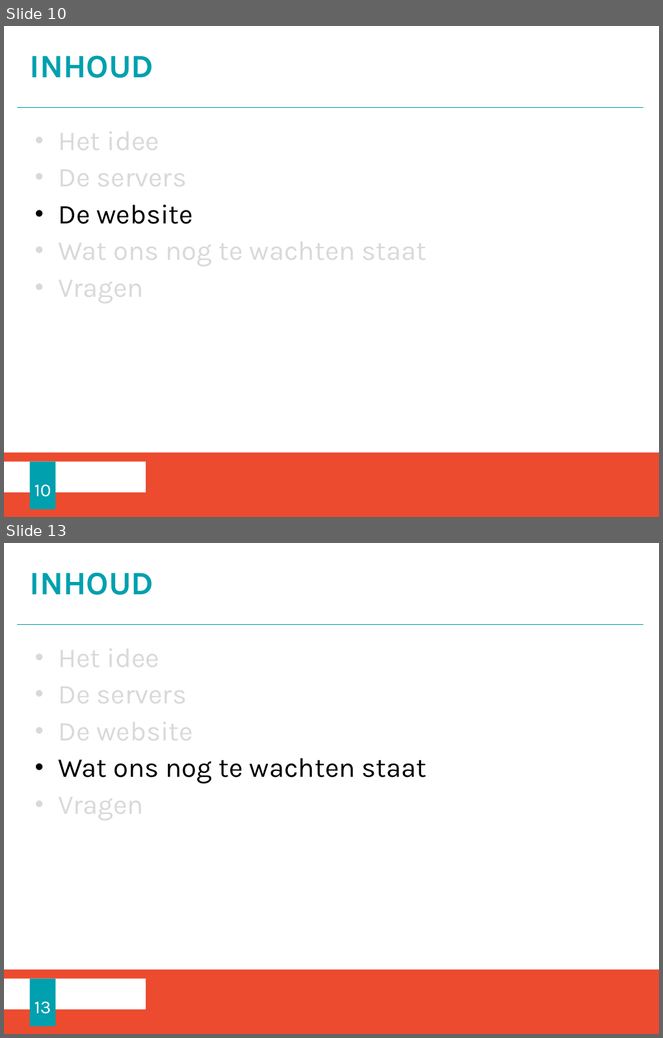
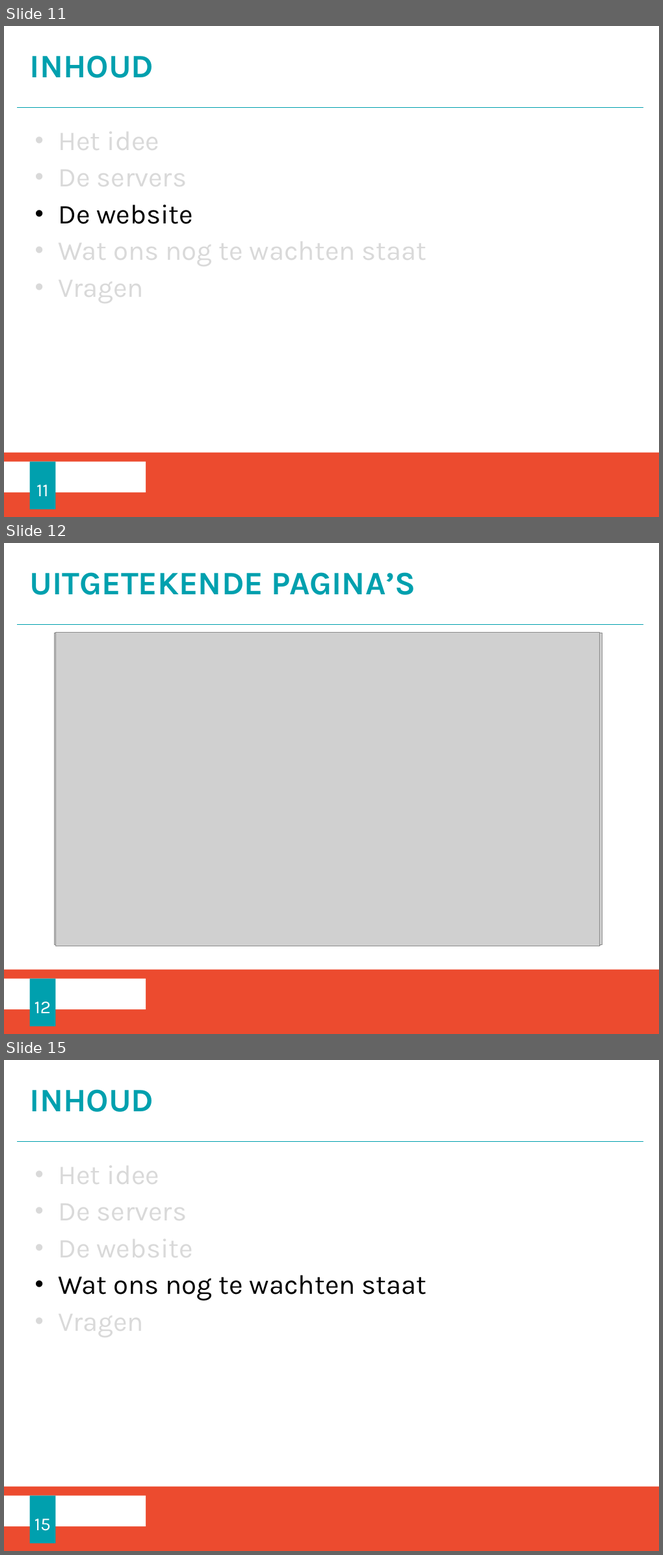
Before and after one commit to RBracke/SocialBusiness, a slide deck: Documenten/presentatie_mid.pptx. Shown one above the other, each under a label of ours: slides 10 and 13 before the commit, slides 11, 12 and 15 after it; the slides between them are not shown. The pictures are 663x1038 and 663x1555 pixels, drawn with LibreOffice and Linux fonts; fonts in the diff are those of the drawing; grey boxes stand for pictures; background and template pictures are left out. Boxes give left, top, right and bottom in pixels: in the first picture for what was removed or moved away, otherwise in the second. Text is boxed around its words. In the diff, an @@ line names an element or a change of style, - is before the commit and + after.

```diff
--- a/Documenten/presentatie_mid.pptx
+++ b/Documenten/presentatie_mid.pptx
@@ slide 12 added at (4, 543, 659, 1034), background #FFFFFF; not listed: 3 template elements that a slide beside it also shows @@
@@ title added at (30, 572, 415, 595), 36 pt, text #00A0AE, bold @@
+UITGETEKENDE PAGINA’S
@@ picture added at (55, 635, 596, 943) @@
@@ picture added at (55, 633, 602, 945) @@
@@ picture added at (56, 632, 600, 947) @@
@@ picture added at (58, 634, 601, 943) @@
@@ picture added at (58, 635, 601, 945) @@
@@ picture added at (59, 634, 601, 942) @@
@@ picture added at (59, 636, 601, 945) @@
@@ page number added at (29, 979, 55, 1027), fill #00A0AE, 20 pt, text #FFFFFF @@
+12
@@ what was slide 10 is now slide 11 @@
@@ page number at (36, 485, 48, 497): text changed @@
-10
+11
@@ what was slide 13 is now slide 15 @@
@@ page number at (35, 1519, 51, 1531): text changed @@
-13
+15
```
Also in this commit, not shown: 5 other slides added, 3 slides removed, 2 other files.
